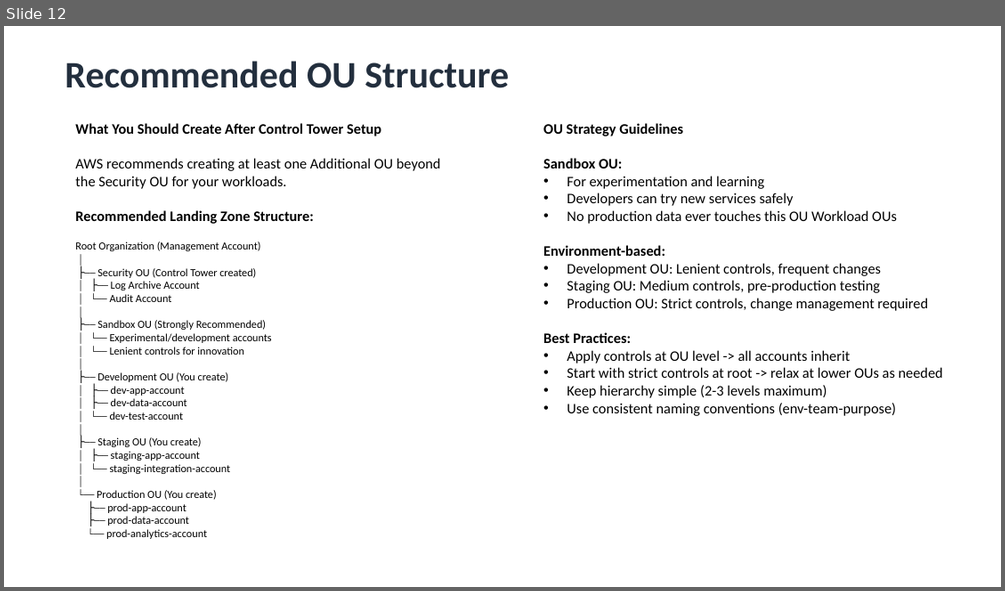
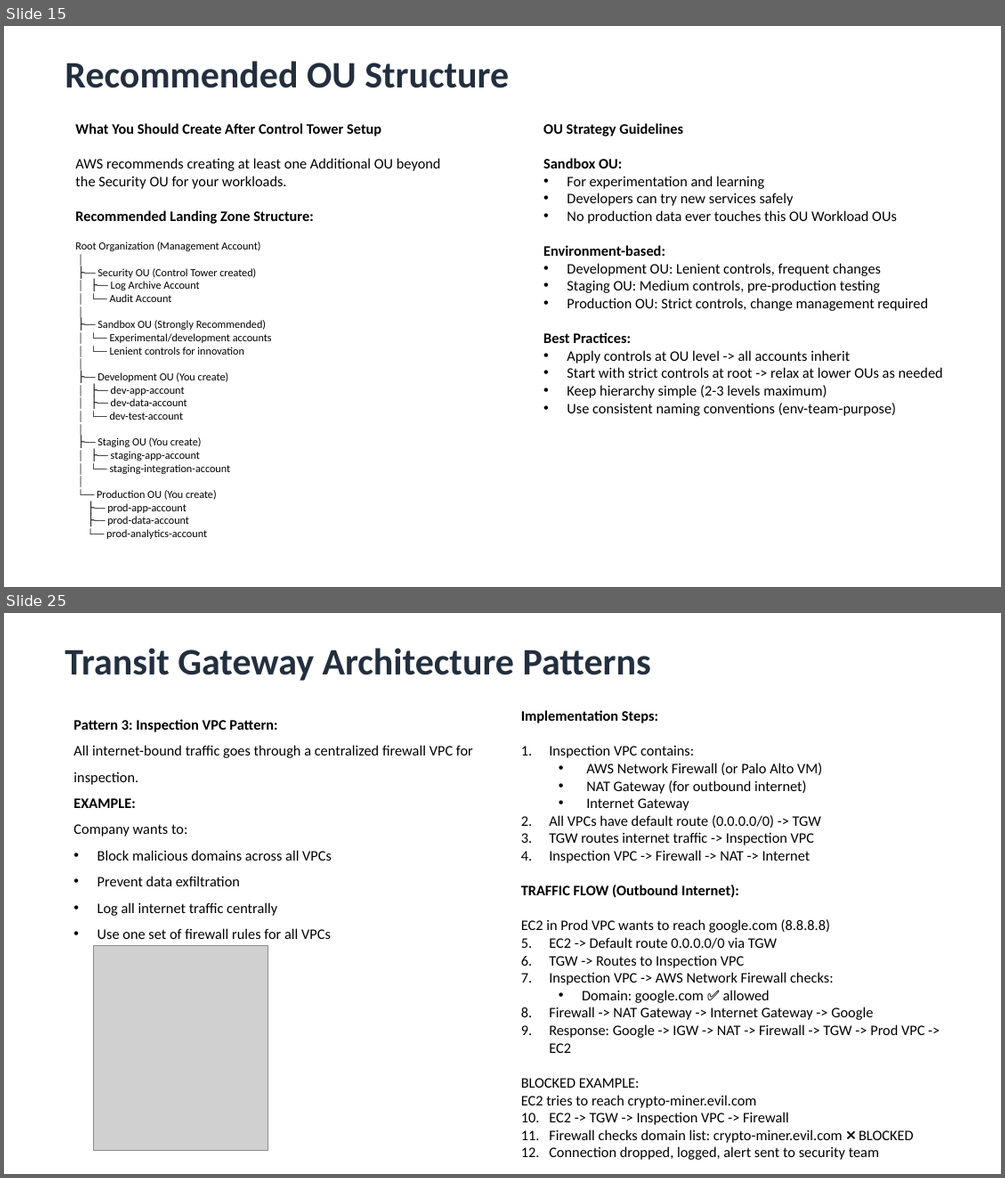
Before and after one commit to Adish786/PPMCAD13, a slide deck: AWS/Multi_Account_Governance&AWS_Control_Tower.pptx. Shown one above the other, each under a label of ours: slide 12 before the commit, slides 15 and 25 after it; the slides between them are not shown. The pictures are 1005x591 and 1005x1178 pixels, drawn with LibreOffice and Linux fonts; fonts in the diff are those of the drawing; grey boxes stand for pictures. Boxes give left, top, right and bottom in pixels: in the first picture for what was removed or moved away, otherwise in the second. Text is boxed around its words. In the diff, an @@ line names an element or a change of style, - is before the commit and + after.

```diff
--- a/AWS/Multi_Account_Governance&AWS_Control_Tower.pptx
+++ b/AWS/Multi_Account_Governance&AWS_Control_Tower.pptx
@@ slide 25 added at (4,613,1001,1174), background #FFFFFF @@
@@ text added at (65,648,651,681), 36 pt, text #232F3E, bold @@
+Transit Gateway Architecture Patterns
@@ text added at (73,719,473,939), 14 pt, text #000000 @@
+Pattern 3: Inspection VPC Pattern:
+All internet-bound traffic goes through a centralized firewall VPC for inspection.
+EXAMPLE:
+Company wants to:
+• Block malicious domains across all VPCs
+• Prevent data exfiltration
+• Log all internet traffic centrally
+• Use one set of firewall rules for all VPCs
@@ text added at (521,710,924,1159), 14 pt, text #000000 @@
+Implementation Steps:
+1. Inspection VPC contains:
+  • AWS Network Firewall (or Palo Alto VM)
+  • NAT Gateway (for outbound internet)
+  • Internet Gateway
+2. All VPCs have default route (0.0.0.0/0) -> TGW
+3. TGW routes internet traffic -> Inspection VPC
+4. Inspection VPC -> Firewall -> NAT -> Internet
+TRAFFIC FLOW (Outbound Internet):
+EC2 in Prod VPC wants to reach google.com (8.8.8.8)
+1. EC2 -> Default route 0.0.0.0/0 via TGW
+2. TGW -> Routes to Inspection VPC
+3. Inspection VPC -> AWS Network Firewall checks:
+  • Domain: google.com ✅ allowed
+4. Firewall -> NAT Gateway -> Internet Gateway -> Google
+5. Response: Google -> IGW -> NAT -> Firewall -> TGW -> Prod VPC -> EC2
+BLOCKED EXAMPLE:
+EC2 tries to reach crypto-miner.evil.com
+1. EC2 -> TGW -> Inspection VPC -> Firewall
+2. Firewall checks domain list: crypto-miner.evil.com ❌ BLOCKED
+3. Connection dropped, logged, alert sent to security team
@@ picture added at (93,946,268,1151) @@
@@ what was slide 12 is now slide 15 @@
```
Also in this commit, not shown: 10 slides changed, 12 other slides added, 1 other file.
